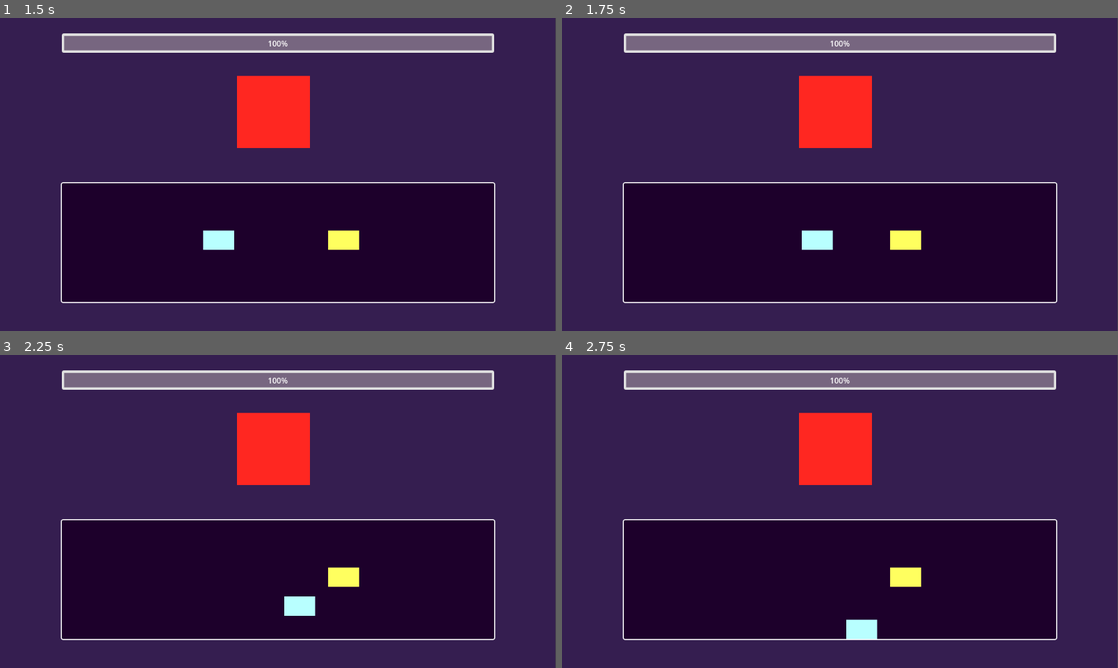
Above: before the commit, frames 1-4 (two rows, left to right).
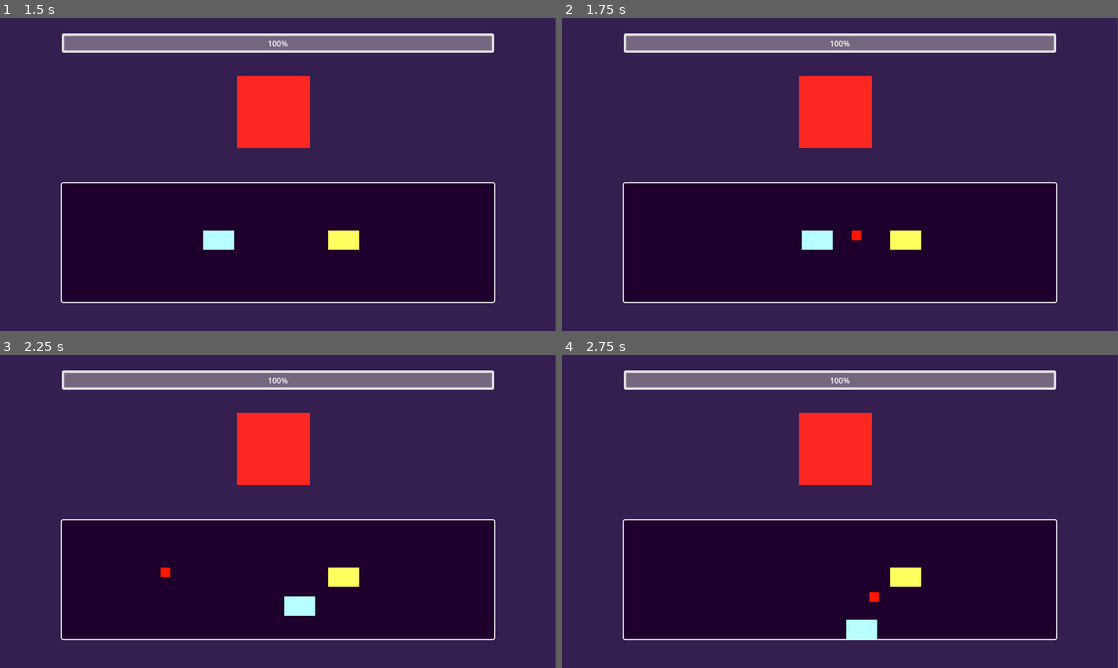
Above: after the commit, the same moments.

Repository: GuilhermeJuventino/Masking-Simulator-Prototype
Game: Godot game, scene res://Scenes/MainMenu.tscn
The game is run twice, just before and just after one commit, with the same random seed, the same clock (stepped at 60 frames per second) and the same inputs.
Inputs:
- Up to frame 1 (1.5 s): click "Start" at 0.5 s; tap Enter at 1.25 s; hold Right (MoveRight) from 1.28 s (still down)
- Up to frame 2 (1.75 s): keep holding Right (MoveRight)
- Up to frame 3 (2.25 s): release Right (MoveRight) at 2.03 s; hold Down (MoveDown) from 2.03 s (still down)
- Up to frame 4 (2.75 s): keep holding Down (MoveDown)

Frame 1 is identical in both runs. In frame 2, less than 0.1% of the frame differs, in the area x 52-54%, y 67-72%; in frame 3, less than 0.1%; in frame 4, less than 0.1%.

Commit message:
Added enemy bullets

Diff:
--- a/Scenes/Enemy/Enemy.tscn
+++ b/Scenes/Enemy/Enemy.tscn
@@ -1,7 +1,8 @@
-[gd_scene load_steps=5 format=3 uid="uid://fowg82uogum6"]
+[gd_scene load_steps=6 format=3 uid="uid://fowg82uogum6"]
 
 [ext_resource type="Script" path="res://Scripts/Enemy/Enemy.gd" id="1_fyk7x"]
 [ext_resource type="Script" path="res://Scripts/Enemy/EnemyValues.gd" id="1_lrncq"]
+[ext_resource type="PackedScene" uid="uid://yfcijelvkqon" path="res://Scenes/Enemy/EnemyBullet.tscn" id="2_tairm"]
 
 [sub_resource type="RectangleShape2D" id="RectangleShape2D_yjxv6"]
 size = Vector2(64, 40)
@@ -11,6 +12,7 @@
 
 [node name="Enemy" type="Node2D"]
 script = ExtResource("1_lrncq")
+bullet = ExtResource("2_tairm")
 
 [node name="CharacterBody2D" type="CharacterBody2D" parent="."]
 collision_layer = 2
@@ -38,6 +40,9 @@
 wait_time = 1.05
 one_shot = true
 
+[node name="ShootingCooldown" type="Timer" parent="CharacterBody2D"]
+one_shot = true
+
 [node name="Area2D" type="Area2D" parent="CharacterBody2D"]
 collision_layer = 2
 
--- /dev/null
+++ b/Scenes/Enemy/EnemyBullet.tscn
@@ -0,0 +1,35 @@
+[gd_scene load_steps=4 format=3 uid="uid://yfcijelvkqon"]
+
+[ext_resource type="Script" path="res://Scripts/Enemy/EnemyBullet.gd" id="1_t355k"]
+
+[sub_resource type="RectangleShape2D" id="RectangleShape2D_qbhbb"]
+
+[sub_resource type="RectangleShape2D" id="RectangleShape2D_11ejt"]
+size = Vector2(14, 14)
+
+[node name="EnemyBullet" type="CharacterBody2D"]
+collision_layer = 4
+collision_mask = 0
+script = ExtResource("1_t355k")
+
+[node name="ColorRect" type="ColorRect" parent="."]
+offset_right = 20.0
+offset_bottom = 20.0
+color = Color(1, 0.0862745, 0, 1)
+
+[node name="CollisionShape2D" type="CollisionShape2D" parent="."]
+position = Vector2(10, 10)
+shape = SubResource("RectangleShape2D_qbhbb")
+
+[node name="Area2D" type="Area2D" parent="."]
+collision_layer = 4
+collision_mask = 8
+
+[node name="CollisionShape2D" type="CollisionShape2D" parent="Area2D"]
+position = Vector2(10, 10)
+shape = SubResource("RectangleShape2D_11ejt")
+debug_color = Color(0.772549, 0.439216, 0.141176, 0.419608)
+
+[node name="Lifetime" type="Timer" parent="."]
+one_shot = true
+autostart = true
--- a/Scenes/Player/Player.tscn
+++ b/Scenes/Player/Player.tscn
@@ -8,25 +8,24 @@
 [sub_resource type="RectangleShape2D" id="RectangleShape2D_2woxm"]
 size = Vector2(49, 28)
 
-[node name="Player" type="Node2D"]
-
-[node name="CharacterBody2D" type="CharacterBody2D" parent="."]
+[node name="Player" type="CharacterBody2D"]
 collision_mask = 8
 script = ExtResource("1_6a41g")
 
-[node name="ColorRect" type="ColorRect" parent="CharacterBody2D"]
+[node name="ColorRect2" type="ColorRect" parent="."]
 offset_right = 64.0
 offset_bottom = 40.0
 color = Color(0.721569, 1, 1, 1)
+metadata/_edit_use_anchors_ = true
 
-[node name="CollisionShape2D" type="CollisionShape2D" parent="CharacterBody2D"]
+[node name="CollisionShape2D2" type="CollisionShape2D" parent="."]
 position = Vector2(32, 20)
 shape = SubResource("RectangleShape2D_yjxv6")
 
-[node name="Area2D" type="Area2D" parent="CharacterBody2D"]
-collision_mask = 2
+[node name="Area2D2" type="Area2D" parent="."]
+collision_mask = 4
 
-[node name="CollisionShape2D" type="CollisionShape2D" parent="CharacterBody2D/Area2D"]
+[node name="CollisionShape2D" type="CollisionShape2D" parent="Area2D2"]
 position = Vector2(32.5, 20)
 shape = SubResource("RectangleShape2D_2woxm")
 debug_color = Color(0.721569, 0.360784, 0.796078, 0.419608)
--- a/Scripts/Enemy/Enemy.gd
+++ b/Scripts/Enemy/Enemy.gd
@@ -6,12 +6,15 @@
 @onready var teleport_cooldown = $TeleportCooldown
 @onready var teleport_duration = $TeleportDuration
 @onready var invincibility_duration = $InvincibilityDuration
+@onready var shooting_cooldown = $ShootingCooldown
 @onready var teleport_points = values.teleporters.get_children()
+@onready var bullet = values.bullet
 @onready var health = values.health
 @onready var max_health = values.max_health
 @onready var health_bar = values.health_bar
 @onready var collision_area := $Area2D
 @onready var player = values.player
+#@onready var player_body = values.player_body
 
 var player_in: bool = true
 var is_teleporting: bool = false
@@ -21,6 +24,18 @@
 
 signal player_is_colliding
 signal player_is_not_colliding
+
+func Shoot():
+	if shooting_cooldown.time_left == 0:
+		var b = bullet.instantiate()
+		var direction = player.global_position - global_position
+
+		b.global_transform = global_transform
+		b.direction = direction
+
+		get_tree().get_root().add_child(b)
+		shooting_cooldown.start()
+
 
 func Death():
 	if health_bar.value <= 0:
@@ -72,11 +87,14 @@
 
 func _ready():
 	teleport_index = randi_range(0, 3)
+	shooting_cooldown.start()
 
 func _physics_process(_delta):
 	Teleport()
 	CheckInvincibility()
 	CheckCollision()
+	Shoot()
 
 	move_and_slide()
+
 	Death()
--- /dev/null
+++ b/Scripts/Enemy/EnemyBullet.gd
@@ -0,0 +1,29 @@
+extends CharacterBody2D
+
+
+@export var Speed = 300.0
+
+@onready var lifetime = $Lifetime
+@onready var collision_area := $Area2D
+
+var direction: Vector2 = Vector2()
+
+func Move(delta):
+	translate(velocity.normalized() * Speed * delta)
+
+func DestroyBullet():
+	var collisions = collision_area.get_overlapping_bodies()
+	if lifetime.is_stopped():
+		queue_free()
+
+	if collisions:
+		queue_free()
+
+func _ready():
+	velocity = direction
+
+func _physics_process(delta):
+	Move(delta)
+	DestroyBullet()
+
+	move_and_slide()
--- a/Scripts/Enemy/EnemyValues.gd
+++ b/Scripts/Enemy/EnemyValues.gd
@@ -5,11 +5,12 @@
 @export var health: int = max_health
 
 @export_group("Required nodes")
-@export var player: Node2D
+@export var player: CharacterBody2D
 @export var health_bar: ProgressBar
 @export var teleporters: Node2D
+@export var bullet : PackedScene
 
-@onready var player_body = player.get_node("CharacterBody2D")
+#@onready var player_body = player.get_node("CharacterBody2D")
 
 
 # Called when the node enters the scene tree for the first time.
--- a/project.godot
+++ b/project.godot
@@ -66,6 +66,7 @@
 
 2d_physics/layer_1="Player"
 2d_physics/layer_2="Enemy"
+2d_physics/layer_3="EnemyBullet"
 2d_physics/layer_4="Wall"
 
 [rendering]
